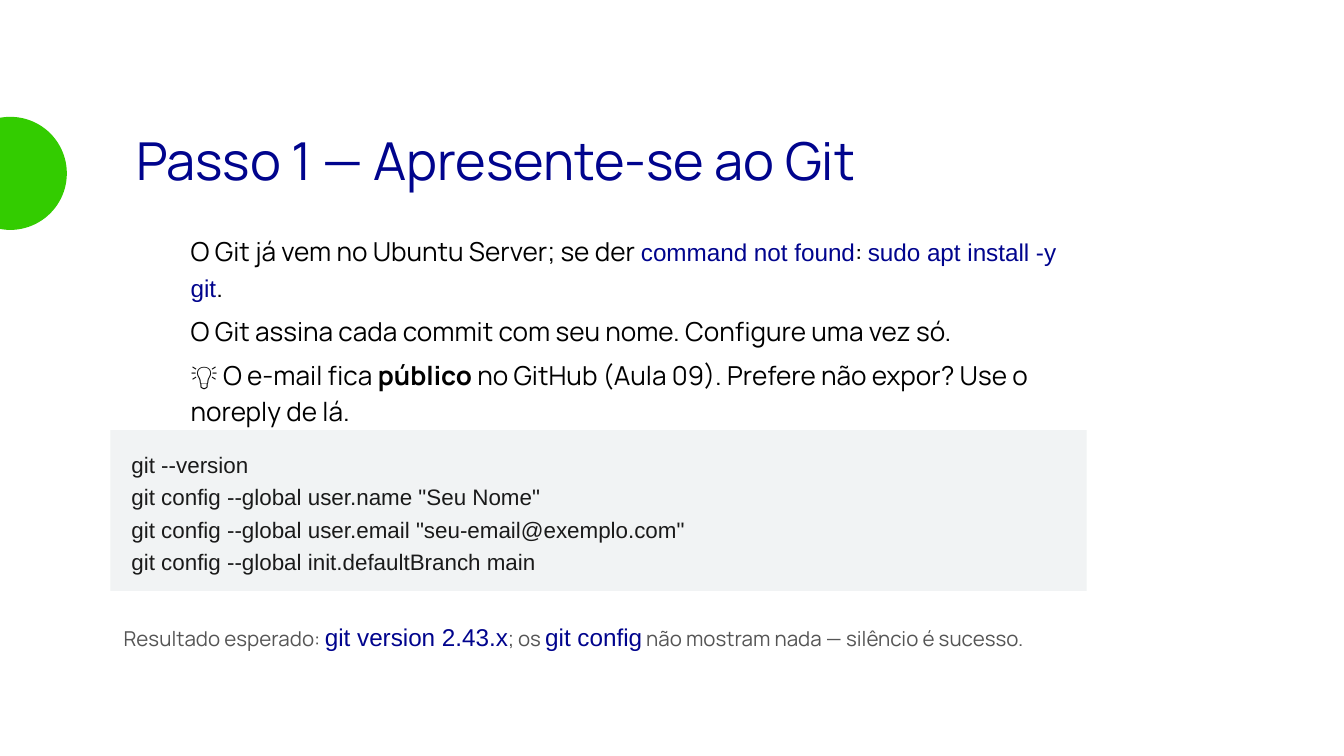
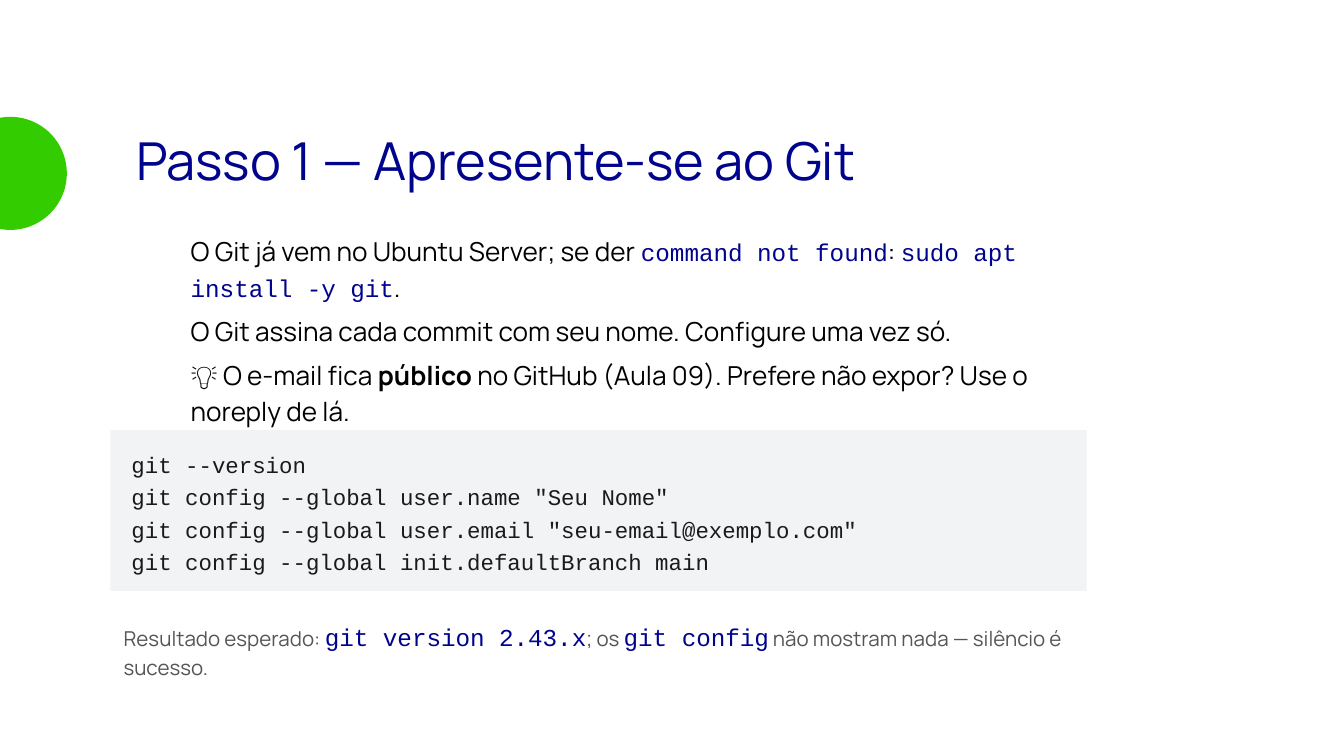
Before and after one commit to matera-vrn/bootcamp-devops-2026, a slide deck: slide 23 of aulas/aula-06-git/slides/aula-06.odp (slide 19 before the commit). Drawn at 1344x756 pixels with LibreOffice and Linux fonts; fonts in the diff are those of the drawing; background and template pictures are left out. Boxes give left, top, right and bottom in pixels: in the first picture for what was removed or moved away, otherwise in the second. Text is boxed around its words. In the diff, an @@ line names an element or a change of style, - is before the commit and + after.

```diff
--- a/aulas/aula-06-git/slides/aula-06.odp
+++ b/aulas/aula-06-git/slides/aula-06.odp
@@ text at [191, 240, 1017, 302]: font Arial to Courier New in "command not found: sudo apt install -y ..." @@
@@ rectangle "git --version" at [110, 430, 1086, 591]: font Arial to Courier New @@
@@ text "Resultado esperado: git version 2.43.x; ..." at [124, 629, 1061, 676]: font Arial to Courier New in "git version 2.43.x; git config" @@
```
Also in this commit, not shown: 23 other slides changed, 5 slides added, 6 other files.
